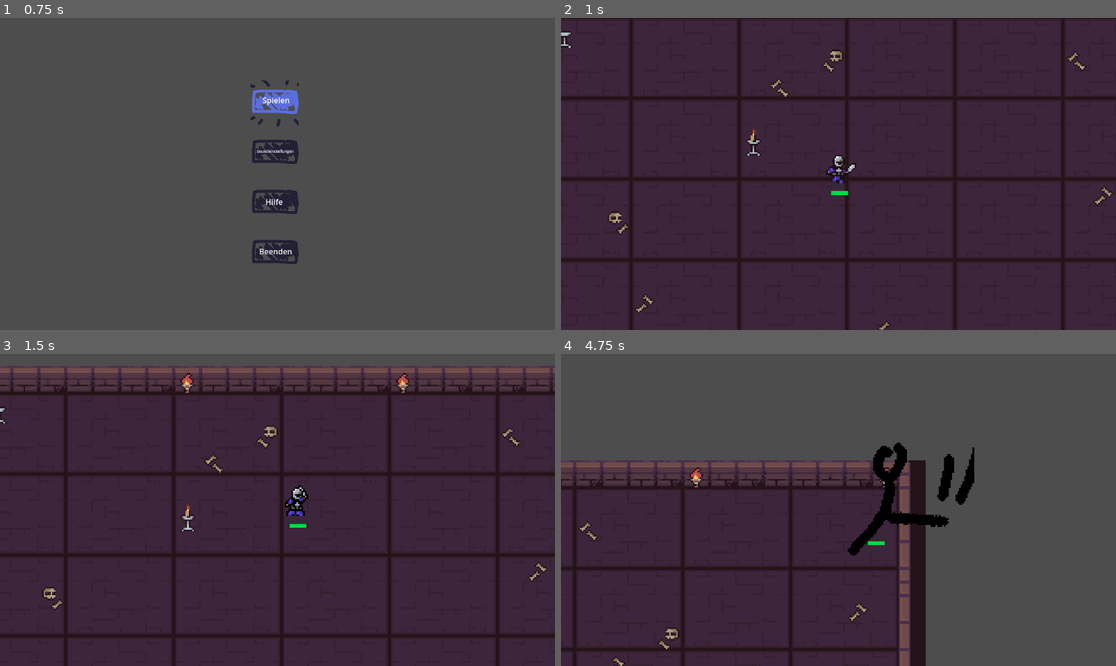
Above: before the commit, frames 1-4 (two rows, left to right).
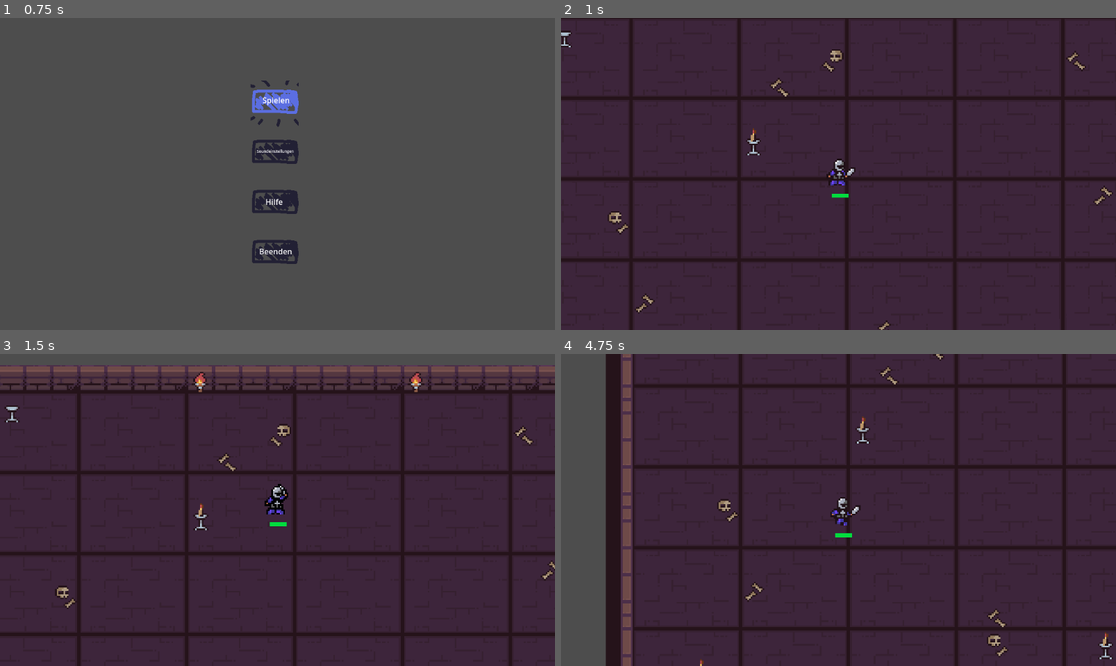
Above: after the commit, the same moments.

Repository: Lukas74m/gae_ca2
Game: Godot game, scene res://scenes/mainMenu/Main_Menu.tscn
Two runs of this game, one before a commit and one after it. Both use one fixed random seed, a clock stepped at 60 frames per second and the inputs below.
Inputs (mouse positions are in pixels of both pictures, inside the frame that each line leads up to):
- Up to frame 1 (0.75 s): click "Spielen" at 0.5 s
- Up to frame 2 (1 s): no input
- Up to frame 3 (1.5 s): move the mouse to (399, 494) at 1.27 s; hold Q (attack) from 1.28 s (still down)
- Up to frame 4 (4.75 s): tap E (dash) at 1.55, 2.1, 3.05, 3.6, 4.55 s; move the mouse to (727, 525) at 2.02 s; release Q (attack) at 2.03 s; tap Q (attack) at 2.3, 3.8 s; move the mouse to (894, 441) at 2.77 s; hold Q (attack) 2.78-3.53 s; move the mouse to (810, 572) at 3.52 s; move the mouse to (1005, 556) at 4.27 s; hold Q (attack) from 4.28 s (still down)

Frame 1 is identical in both runs. In frame 2, 0.4% of the frame differs, in the area x 0-100%, y 4-100%; in frame 3, 8.5%; in frame 4, 71%, in the area x 0-100%, y 0-100%.

Commit message:
Refactoring: Player states and Enemy states

Diff:
--- a/gae-ca2/resources/enemies/slime.tres
+++ b/gae-ca2/resources/enemies/slime.tres
@@ -8,6 +8,6 @@
 max_health = 50
 movement_speed = 50.0
 attack_range = 15.0
-attack_damage = 1.0
-attack_cooldown = 100.0
+attack_damage = 10.0
+attack_cooldown = 1.0
 metadata/_custom_type_script = "uid://p4xaeqeavuor"
--- a/gae-ca2/scenes/player/Player.tscn
+++ b/gae-ca2/scenes/player/Player.tscn
@@ -204,7 +204,7 @@
 height = 16.0
 
 [sub_resource type="CircleShape2D" id="CircleShape2D_4kuee"]
-radius = 13.0
+radius = 18.0
 
 [node name="Player" type="CharacterBody2D"]
 script = ExtResource("1_gfjak")
--- a/gae-ca2/scripts/enemies/enemy_base.gd
+++ b/gae-ca2/scripts/enemies/enemy_base.gd
@@ -3,6 +3,9 @@
 
 signal died
 signal attacked(player)
+
+enum EnemyState { WALK, ATTACK, DEAD }
+var current_state: EnemyState = EnemyState.WALK
 
 @export var enemy_resource: EnemyResource
 @onready var enemy_visual = $Sprite2D
@@ -14,6 +17,7 @@
 var attack_damage: float
 var attack_cooldown: float
 
+var attack_cooldown_timer: float = 0.0
 
 func _ready():
 	var texture = load(enemy_resource.texture)
@@ -28,27 +32,55 @@
 	health.set_healthbar_position(global_position + Vector2(-15,50))
 	health.died.connect(die)
 
+func _physics_process(delta):
 
-# attack_cooldown is missing for attack
-func _physics_process(delta):
-	move_towards_player(delta)
-
-func move_towards_player(delta: float):
+	if attack_cooldown_timer > 0.0:
+		attack_cooldown_timer -= delta
 	if Global.player == null:
 		push_error("Global.player is null")
+		velocity = Vector2.ZERO
+		move_and_slide()
 		return
+
 	var distance_to_player = global_position.distance_to(Global.player.global_position)
+	match current_state:
+		EnemyState.WALK:
+			move_towards_player(delta, distance_to_player)
+		EnemyState.ATTACK:
+			attack_player(delta, distance_to_player)
+		EnemyState.DEAD:
+			velocity = Vector2.ZERO
+	move_and_slide()
+
+func move_towards_player(delta: float, distance_to_player: float):
+	# If in attack range and cooldown 0
+	if distance_to_player <= attack_range and attack_cooldown_timer <= 0.0:
+		change_state(EnemyState.ATTACK)
+		return
 	# Only move if not in attack range
 	if distance_to_player > attack_range:
 		var direction = (Global.player.global_position - global_position).normalized()
 		velocity = direction * movement_speed
-		move_and_slide()
 	else:
-		# Stop moving when in attack range
+		# Stop moving when in attack range but cooldown >= 0
 		velocity = Vector2.ZERO
-		# Try to attack if possible
-		if can_attack():
+
+func attack_player(delta:float, distance_to_player: float):
+	velocity = Vector2.ZERO
+	#if distance_to_player > enemy_resource.attack_range:
+	#	change_state(EnemyState.WALK)
+
+func change_state(new_state: EnemyState):
+	if current_state == new_state:
+		return
+
+	current_state = new_state
+
+	match new_state:
+		EnemyState.ATTACK:
 			attack()
+		EnemyState.DEAD:
+			die()
 
 func take_damage(amount: int):
 	health.update_health(-amount)
@@ -58,8 +90,10 @@
 	queue_free()
 
 
-func can_attack() -> bool:
-	return global_position.distance_to(Global.player.global_position) <= attack_range
+#func can_attack() -> bool:
+#	return global_position.distance_to(Global.player.global_position) <= attack_range
 
 func attack():
+	attack_cooldown_timer = attack_cooldown
 	Global.player.take_damage(attack_damage)
+	change_state(EnemyState.WALK)
--- a/gae-ca2/scripts/player/player.gd
+++ b/gae-ca2/scripts/player/player.gd
@@ -1,4 +1,7 @@
 extends CharacterBody2D
+
+enum PlayerState { IDLE, WALK, DASH, ATTACK, DEAD }
+var current_state: PlayerState = PlayerState.IDLE
 
 const STOP_DISTANCE: float = 10.0
 const DASH_DURATION: float = 0.2
@@ -21,45 +24,99 @@
 	health.set_healthbar_position(global_position + Vector2(-45, -40))
 
 # Player keyboard inputs
-func _input(event):
-	if event.is_action_pressed("attack") and not attacking and not is_dashing:
-		attacking = true
-		player_sprite.play("attack")
-		perform_attack()
-
-	if event.is_action_pressed("dash") and not is_dashing and dash_cooldown_left <= 0.0:
-		start_dash()
-
+#func _input(event):
+#	if event.is_action_pressed("attack") and not attacking and not is_dashing:
+#		attacking = true
+#		player_sprite.play("attack")
+#		perform_attack()
+#
+#	if event.is_action_pressed("dash") and not is_dashing and dash_cooldown_left <= 0.0 and not attacking:
+#		start_dash()
+func _input(event: InputEvent) -> void:
+	# Nur im passenden Zustand auf Inputs reagieren.
+	if current_state == PlayerState.IDLE or current_state == PlayerState.WALK:
+		if event.is_action_pressed("attack"):
+			change_state(PlayerState.ATTACK)
+		elif event.is_action_pressed("dash") and dash_cooldown_left <= 0.0:
+			start_dash()
 
 # Walk, dashen and idle
 func _physics_process(delta: float) -> void:
-	if is_dashing:
-		player_sprite.play("dash")
-		velocity = dash_direction * get_stat("dash_speed")
-		dash_time_left -= delta
-		if dash_time_left <= 0.0:
-			is_dashing = false
-		move_and_slide()
+	if dash_cooldown_left > 0.0:
+		dash_cooldown_left -= delta
+	match current_state:
+		PlayerState.IDLE:
+			velocity = Vector2.ZERO
+			player_sprite.play("idle")
+			# check if player should walk
+			check_movement_input()
+
+		PlayerState.WALK:
+			var mouse_position = get_global_mouse_position()
+			var direction = mouse_position - global_position
+			var distance = direction.length()
+			if distance > STOP_DISTANCE:
+				velocity = direction.normalized() * get_stat("movement_speed")
+				player_sprite.play("walk")
+			else:
+				velocity = Vector2.ZERO
+				change_state(PlayerState.IDLE)
+
+		PlayerState.ATTACK:
+			velocity = Vector2.ZERO
+
+		PlayerState.DASH:
+			player_sprite.play("dash")
+			velocity = dash_direction * get_stat("dash_speed")
+			dash_time_left -= delta
+			if dash_time_left <= 0.0:
+				change_state(PlayerState.IDLE)
+
+		PlayerState.DEAD:
+			velocity = Vector2.ZERO
+	move_and_slide()
+	#if is_dashing:
+	#	player_sprite.play("dash")
+	#	velocity = dash_direction * get_stat("dash_speed")
+	#	dash_time_left -= delta
+	#	if dash_time_left <= 0.0:
+	#		is_dashing = false
+	#	move_and_slide()
+	#	return
+
+	#if dash_cooldown_left > 0.0:
+	#	dash_cooldown_left -= delta
+
+	# Normal movement, only if player is doing nothing else
+	#if not attacking:
+	#	var mouse_position = get_global_mouse_position()
+	#	var direction = mouse_position - global_position
+	#	var distance = direction.length()
+
+	#	if distance > STOP_DISTANCE:
+	#		velocity = direction.normalized() * get_stat("movement_speed")
+	#		player_sprite.play("walk")
+	#	else:
+	#		velocity = Vector2.ZERO
+	#		player_sprite.play("idle")
+
+	#move_and_slide()
+
+# Helpmethod to change states
+func change_state(new_state: PlayerState) -> void:
+	if current_state == new_state:
 		return
 
-	if dash_cooldown_left > 0.0:
-		dash_cooldown_left -= delta
+	current_state = new_state
+	match new_state:
+		PlayerState.ATTACK:
+			player_sprite.play("attack")
+			perform_attack()
 
-	# Normal movement, only if player is doing nothing else
-	if not attacking:
-		var mouse_position = get_global_mouse_position()
-		var direction = mouse_position - global_position
-		var distance = direction.length()
-
-		if distance > STOP_DISTANCE:
-			velocity = direction.normalized() * get_stat("movement_speed")
-			player_sprite.play("walk")
-		else:
-			velocity = Vector2.ZERO
-			player_sprite.play("idle")
-
-	move_and_slide()
-
+func check_movement_input() -> void:
+	var mouse_position = get_global_mouse_position()
+	if (mouse_position - global_position).length() > STOP_DISTANCE:
+		change_state(PlayerState.WALK)
 
 # Checks if enemies are in the right direction and attack range
 # If true, do damage to the enemy
@@ -83,7 +140,7 @@
 
 
 func start_dash():
-	is_dashing = true
+	change_state(PlayerState.DASH)
 	dash_time_left = DASH_DURATION
 	dash_cooldown_left = DASH_COOLDOWN
 	dash_direction = (get_global_mouse_position() - global_position).normalized()
@@ -91,7 +148,7 @@
 
 func _on_animated_sprite_2d_animation_finished() -> void:
 	if player_sprite.animation == "attack":
-		attacking = false
+		change_state(PlayerState.IDLE)
 
 func take_damage(amount: int):
 	health.update_health(-amount)
@@ -102,7 +159,7 @@
 #func die():
 	#queue_free()
 
-
 func _on_health_died() -> void:
+	change_state(PlayerState.DEAD)
 	await get_tree().create_timer(1.2).timeout
 	get_tree().change_scene_to_file("res://scenes/deathscreen/deathscreen.tscn")
